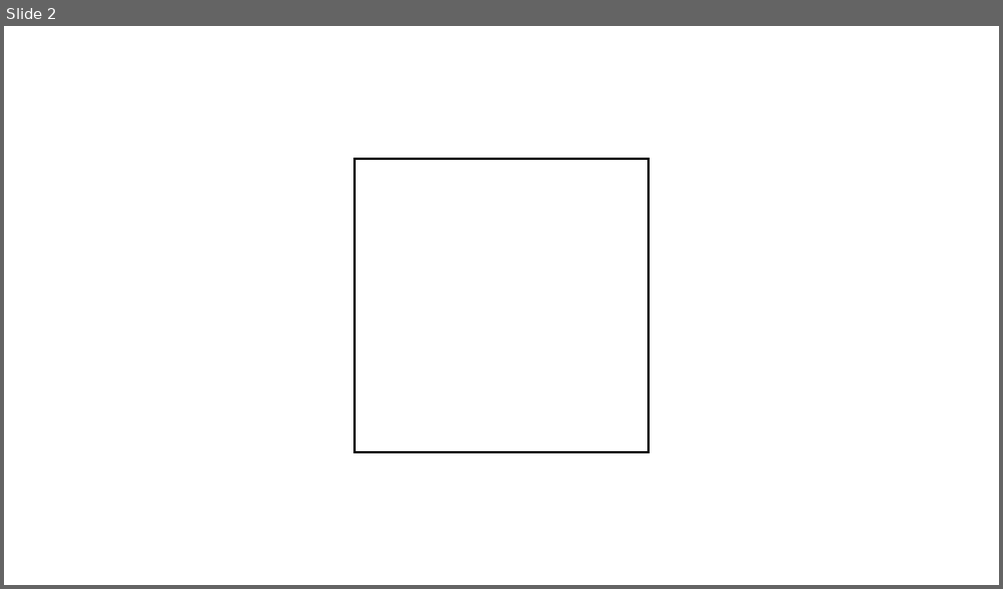
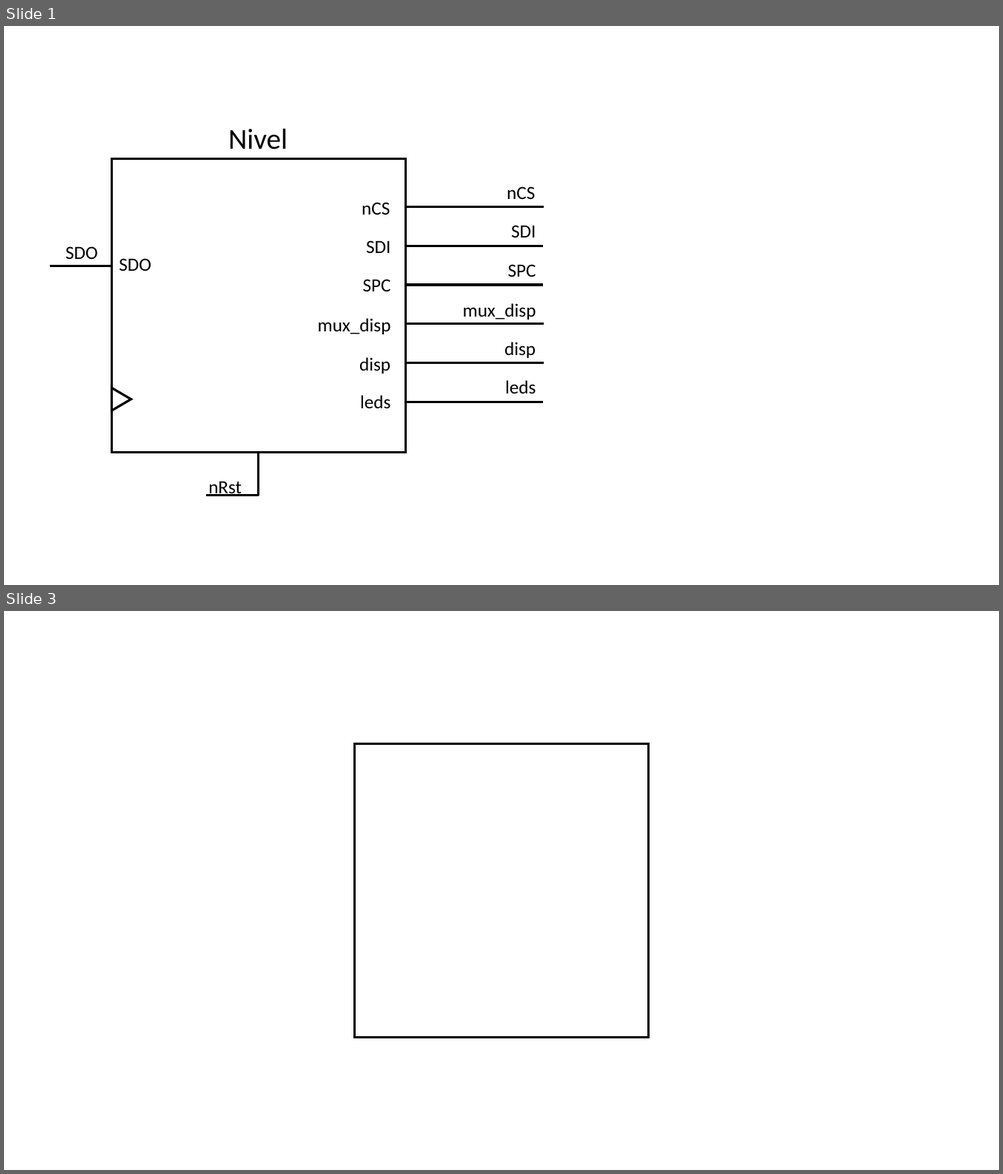
Before and after one commit to Chen1127HF/DD2, a slide deck: DD2_Proyecto_Chen/doc/Diagrama_Bloques.pptx. Shown one above the other, each under a label of ours: slide 2 before the commit, slides 1 and 3 after it; the slides between them are not shown. The pictures are 1003x589 and 1003x1174 pixels, drawn with LibreOffice and Linux fonts; fonts in the diff are those of the drawing. Boxes give left, top, right and bottom in pixels: in the first picture for what was removed or moved away, otherwise in the second. Text is boxed around its words. In the diff, an @@ line names an element or a change of style, - is before the commit and + after.

```diff
--- a/DD2_Proyecto_Chen/doc/Diagrama_Bloques.pptx
+++ b/DD2_Proyecto_Chen/doc/Diagrama_Bloques.pptx
@@ slide 1 added at (4, 26, 999, 585), background #FFFFFF @@
@@ text added at (228, 128, 287, 150), 28 pt, text #000000 @@
+Nivel
@@ rectangle added at (111, 158, 405, 453), outline #000000 2.25 pt @@
@@ text added at (361, 202, 390, 215), 18 pt, text #000000 @@
+nCS
@@ text added at (506, 187, 535, 199), 18 pt, text #000000 @@
+nCS
@@ line added from (404, 207) to (543, 207), #000000 2.25 pt @@
@@ text added at (511, 225, 535, 238), 18 pt, text #000000 @@
+SDI
@@ text added at (65, 247, 98, 259), 18 pt, text #000000 @@
+SDO
@@ text added at (366, 241, 390, 253), 18 pt, text #000000 @@
+SDI
@@ line added from (404, 246) to (543, 246), #000000 2.25 pt @@
@@ line added from (50, 266) to (111, 266), #000000 2.25 pt @@
@@ text added at (119, 258, 151, 271), 18 pt, text #000000 @@
+SDO
@@ text added at (508, 264, 536, 277), 18 pt, text #000000 @@
+SPC
@@ text added at (363, 279, 391, 292), 18 pt, text #000000 @@
+SPC
@@ line added from (404, 285) to (543, 285), #000000 2.25 pt @@
@@ text added at (463, 304, 536, 320), 18 pt, text #000000 @@
+mux_disp
@@ text added at (318, 318, 391, 335), 18 pt, text #000000 @@
+mux_disp
@@ line added from (405, 324) to (543, 324), #000000 2.25 pt @@
@@ text added at (359, 358, 390, 374), 18 pt, text #000000 @@
+disp
@@ text added at (504, 342, 535, 358), 18 pt, text #000000 @@
+disp
@@ line added from (405, 363) to (543, 363), #000000 2.25 pt @@
@@ text added at (505, 380, 535, 395), 18 pt, text #000000 @@
+leds
@@ triangle added at (112, 389, 131, 412), fill #FFFFFF, outline #000000 2.25 pt @@
@@ text added at (360, 395, 390, 409), 18 pt, text #000000 @@
+leds
@@ line added from (404, 402) to (543, 402), #000000 2.25 pt @@
@@ line added from (259, 453) to (259, 496), #000000 2.25 pt @@
@@ text added at (208, 481, 242, 497), 18 pt, text #000000 @@
+nRst
@@ line added from (259, 496) to (206, 496), #000000 2.25 pt @@
@@ what was slide 2 is now slide 3 @@
```
Also in this commit, not shown: 1 other slide added, 1 slide removed, 1 other file.
